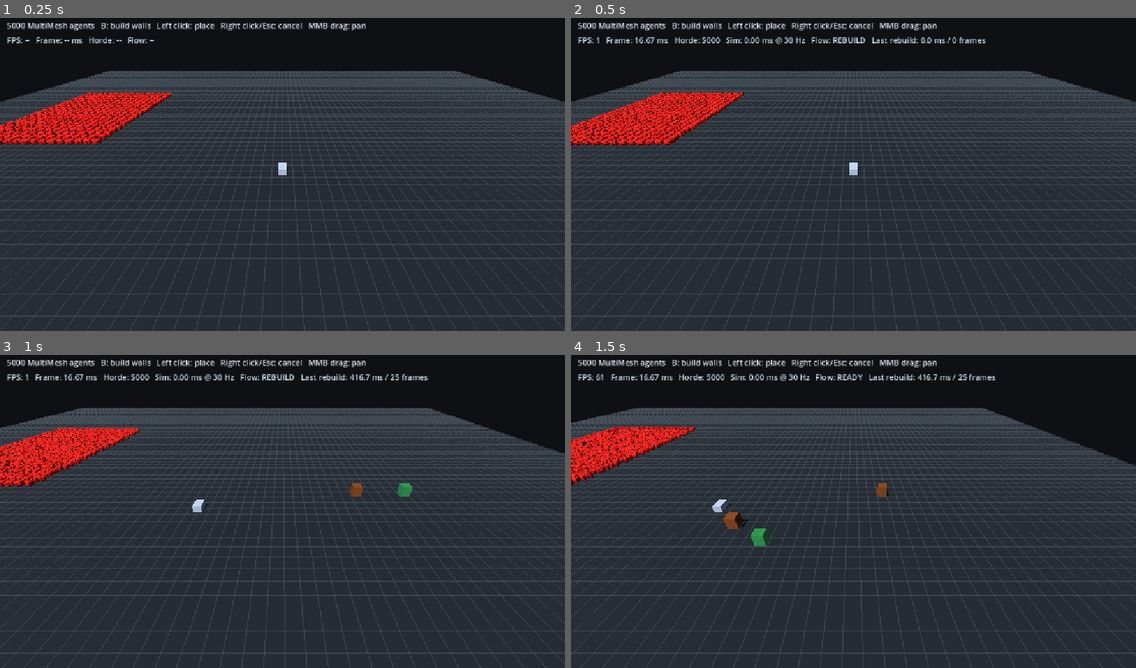
Above: before the commit, frames 1-4 (two rows, left to right).
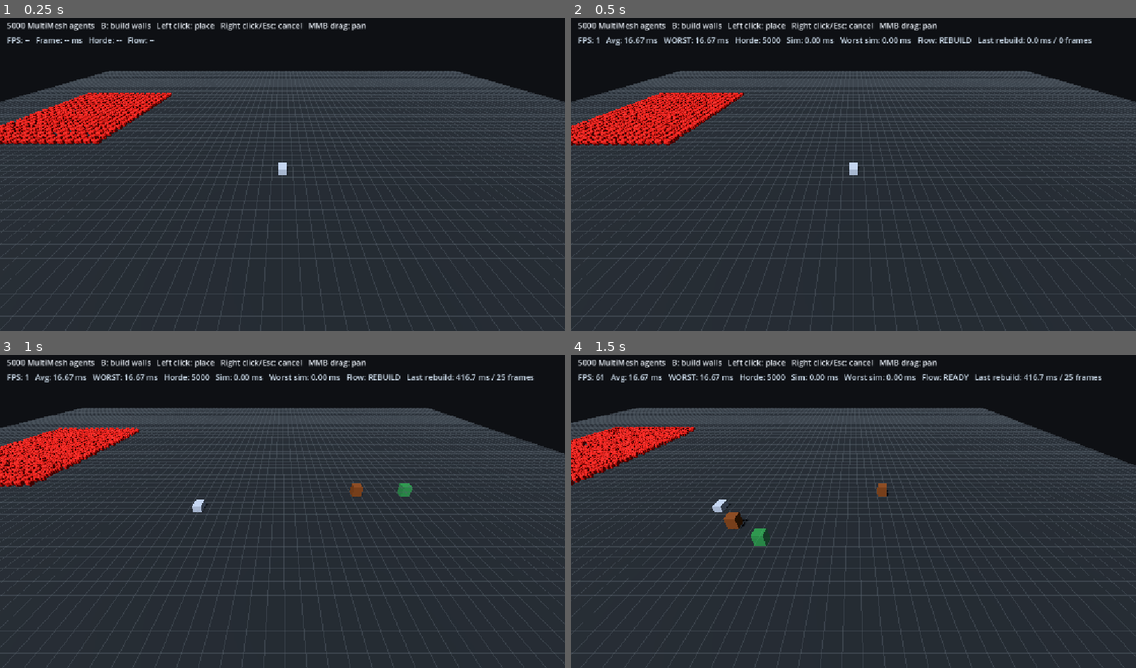
Above: after the commit, the same moments.

Repository: CaptainTiki/HordeLab
Game: Godot game, scene res://scenes/main.tscn
Same seed, same stepped clock (60 frames per second), same inputs: the game is played once before the commit and once after it.
Inputs (mouse positions are in pixels of both pictures, inside the frame that each line leads up to):
- Up to frame 1 (0.25 s): no input
- Up to frame 2 (0.5 s): no input
- Up to frame 3 (1 s): tap Enter at 0.5 s; move the mouse to (406, 492) at 0.52 s; hold D from 0.53 s (still down); tap B at 0.6 s; click (406, 492) at 0.67 s
- Up to frame 4 (1.5 s): release D at 1.25 s; drag from (740, 524) to (825, 574) at 1.27 s

Frame 1 is identical in both runs. In frame 2, 1.1% of the frame differs, in the area x 6-93%, y 6-9%; in frame 3, 1.1%, in the area x 6-95%, y 6-9%; in frame 4, 1.1%.

Commit message:
Track worst frame and worst horde tick

Diff:
--- a/scripts/debug_hud.gd
+++ b/scripts/debug_hud.gd
@@ -10,11 +10,17 @@
 var update_accumulator: float = 0.0
 var frame_time_accumulator_ms: float = 0.0
 var sampled_frames: int = 0
+var worst_frame_ms: float = 0.0
+var worst_sim_ms: float = 0.0
 
 func _process(delta: float) -> void:
+	var frame_ms: float = delta * 1000.0
 	update_accumulator += delta
-	frame_time_accumulator_ms += delta * 1000.0
+	frame_time_accumulator_ms += frame_ms
 	sampled_frames += 1
+	worst_frame_ms = maxf(worst_frame_ms, frame_ms)
+	worst_sim_ms = maxf(worst_sim_ms, horde.last_simulation_ms)
+
 	if update_accumulator < 0.25:
 		return
 
@@ -23,12 +29,13 @@
 		average_frame_ms = frame_time_accumulator_ms / float(sampled_frames)
 
 	var flow_state: String = "REBUILD" if flow_field.rebuild_in_progress else "READY"
-	text = "FPS: %d   Frame: %.2f ms   Horde: %d   Sim: %.2f ms @ %.0f Hz   Flow: %s   Last rebuild: %.1f ms / %d frames" % [
+	text = "FPS: %d   Avg: %.2f ms   WORST: %.2f ms   Horde: %d   Sim: %.2f ms   Worst sim: %.2f ms   Flow: %s   Last rebuild: %.1f ms / %d frames" % [
 		Engine.get_frames_per_second(),
 		average_frame_ms,
+		worst_frame_ms,
 		horde.agent_count,
 		horde.last_simulation_ms,
-		horde.simulation_hz,
+		worst_sim_ms,
 		flow_state,
 		flow_field.last_rebuild_ms,
 		flow_field.last_rebuild_frames,
